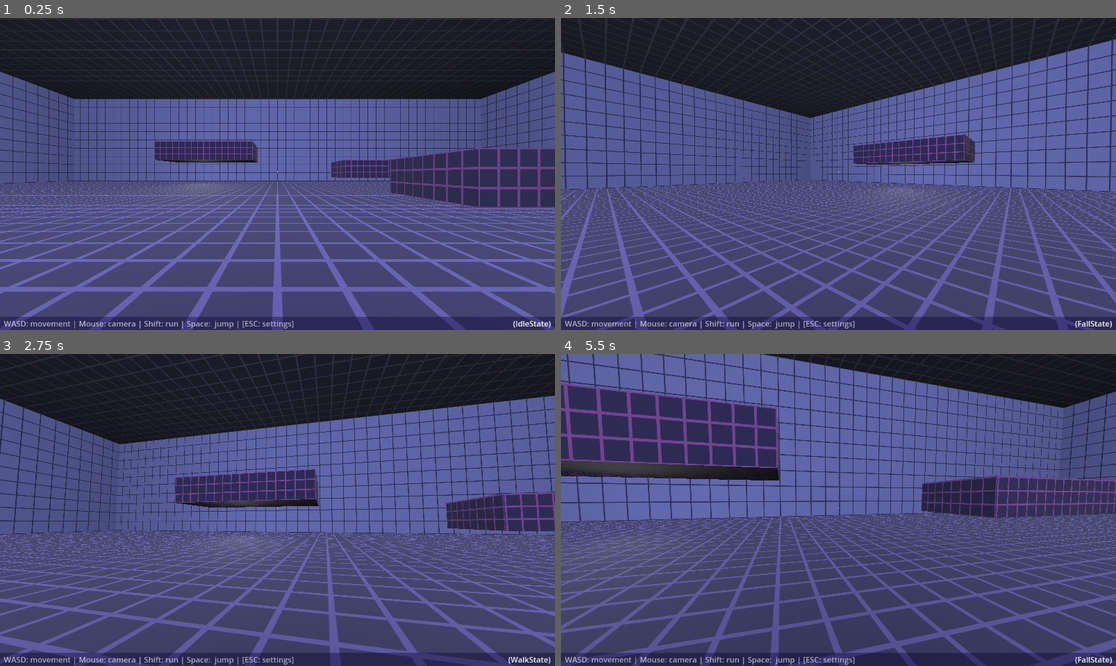
Above: before the commit, frames 1-4 (two rows, left to right).
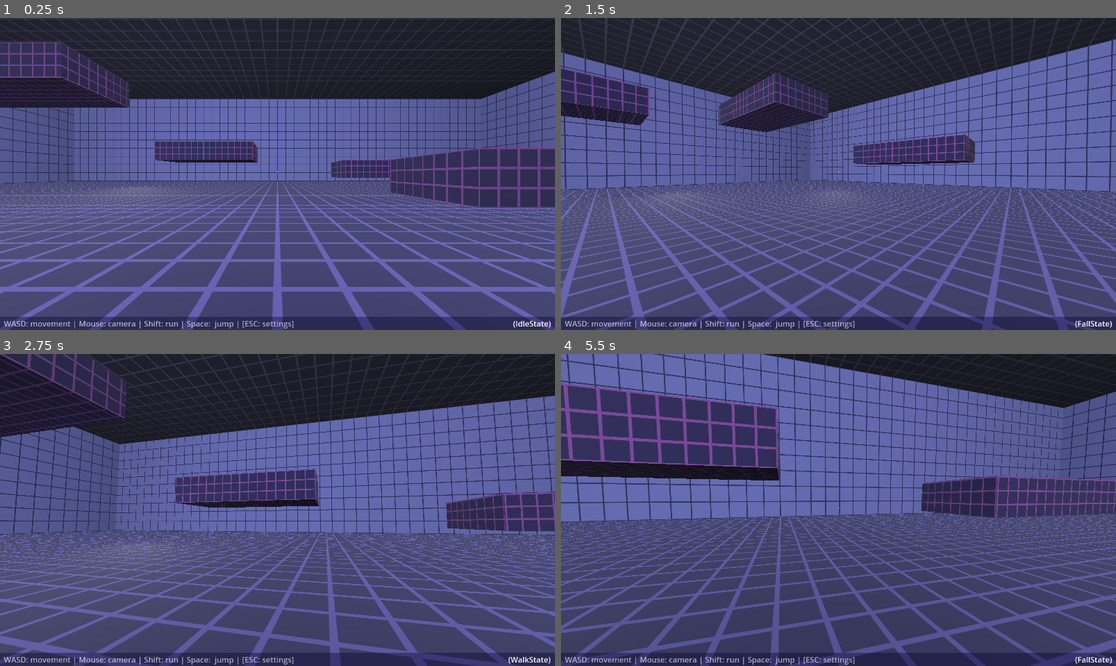
Above: after the commit, the same moments.

Repository: krhkt/godot-fps-controller-sample
Game: Godot game, scene res://test_stage.tscn
Same seed, same stepped clock (60 frames per second), same inputs: the game is played once before the commit and once after it.
Inputs (mouse positions are in pixels of both pictures, inside the frame that each line leads up to):
- Up to frame 1 (0.25 s): no input
- Up to frame 2 (1.5 s): tap Enter at 0.5 s; move the mouse to (866, 174) at 0.52 s; hold W (move_forward) from 0.53 s (still down); tap Down (look_down) at 0.6 s; tap Space (jump) at 0.77 s; move the mouse to (810, 174) at 1.27 s; tap Left (look_left) at 1.35 s
- Up to frame 3 (2.75 s): keep holding W (move_forward); tap Space (jump) at 1.52 s; move the mouse to (288, 503) at 2.02 s; tap Right (look_right) at 2.1 s
- Up to frame 4 (5.5 s): move the mouse to (832, 516) at 2.77 s; tap Up (look_up) at 2.85 s; tap Space (jump) at 3.02, 3.77, 4.52 s; move the mouse to (877, 513) at 3.52 s; tap Shift (run) at 3.6 s; tap Escape (settings) at 4.15 s; move the mouse to (672, 463) at 4.27 s; release W (move_forward) at 4.28 s; hold A (strafe_left) 4.28-5 s; tap Down (look_down) at 4.35 s; click "⨯" at 5 s

The runs differ from the first frame. In frame 1, 3.6% of the frame differs, in the area x 0-41%, y 7-56%; in frame 2, 4.3%, in the area x 0-67%, y 16-59%; in frame 3, 3.2%; in frame 4, 0.7%.

Commit message:
Fix input display for settings

Diff:
--- a/fps-states_and_input_source/scripts/input_source.gd
+++ b/fps-states_and_input_source/scripts/input_source.gd
@@ -33,7 +33,7 @@
 ##   - [b]AutoDetect[/b]: will change between KBM and Controller based on input[br]
 ##   - [b]Controller[/b]: locks the input to be controller only[br]
 ##   - [b]KeyboardMouse[/b]: locks the input to be Keyboard and Mouse only
-@export var input_type: InputType = InputType.AutoDetect
+@export var input_type: InputType = InputType.AutoDetect : set = _set_input_type
 
 ## The positive direction of vertical axis of camera movement.
 @export var look_vertical_axis_direction := AxisDirection.Default
@@ -132,6 +132,16 @@
 
 
 #region [ Getters / Setters ]
+func _set_input_type(value: InputType) -> void:
+	if value == input_type: return
+
+	input_type = value
+	if input_type == InputType.AutoDetect: return
+
+	input_scheme_in_use = input_type
+	input_type_changed.emit(input_scheme_in_use)
+
+
 func _get_is_mouse_captured() -> bool:
 	return Input.mouse_mode == Input.MOUSE_MODE_CAPTURED
 #endregion
--- a/fps-states_and_input_source/scripts/settings_data.gd
+++ b/fps-states_and_input_source/scripts/settings_data.gd
@@ -1,9 +1,9 @@
 class_name SettingsData
 extends Resource
 
-@export var input_type: InputSource.InputType
-@export var horizontal_axis_direction: InputSource.AxisDirection
-@export var vertical_axis_direction: InputSource.AxisDirection
+@export var input_type := InputSource.InputType.AutoDetect
+@export var horizontal_axis_direction := InputSource.AxisDirection.Default
+@export var vertical_axis_direction := InputSource.AxisDirection.Default
 @export var controller_camera_speed: float
 @export var mouse_sensitivity: float
 
--- a/fps-states_and_input_source/settings/game_ui.gd
+++ b/fps-states_and_input_source/settings/game_ui.gd
@@ -8,11 +8,16 @@
 var settings_data: SettingsData : set = _set_settings_data
 var is_open: bool : get = _get_is_open
 
+var _input_scheme_in_use: InputSource.InputType
+
+#region [ Control scheme display ]
 @onready var settings_controls_label := %SettingsControlsLabel as Label
 @onready var controller_scheme_label := %ControllerSchemeLabel as Label
 @onready var kb_mouse_scheme_label := %KbMouseSchemeLabel as Label
 @onready var state_name_display := %StateNameDisplay as Label
 @onready var control_settings := $ControlSettings as Control
+#endregion
+
 
 #region [ settings inputs ]
 @onready var input_type_value := %InputTypeValue as OptionButton
@@ -27,9 +32,9 @@
 func open_settings() -> bool:
 	if is_open: return false
 
-	display_settings_controls()
 	input_type_value.grab_focus()
 	control_settings.visible = true
+	display_settings_controls()
 	return true
 
 
@@ -50,8 +55,15 @@
 	else:
 		kb_mouse_scheme_label.visible = true
 
+	_input_scheme_in_use = input_type
+	display_settings_controls()
+
 
 func display_settings_controls() -> void:
+	if not is_open: return
+
+	if _input_scheme_in_use == InputSource.InputType.KeyboardMouse: return
+
 	settings_controls_label.visible = true
 	kb_mouse_scheme_label.visible = false
 	controller_scheme_label.visible = false
@@ -72,24 +84,18 @@
 #endregion
 
 
+## Applies the current settings_data to the settings controls
 func _update_inputs() -> void:
 	input_type_value.select(settings_data.input_type)
 	_select_by_id(vertical_axis_value,
 			_axis_direction_to_option_id(settings_data.vertical_axis_direction))
 	_select_by_id(horizontal_axis_value,
 			_axis_direction_to_option_id(settings_data.horizontal_axis_direction))
-	_update_controller_camera_field()
-	_update_mouse_sensitivity_field()
-
-
-func _update_controller_camera_field() -> void:
 	controller_camera_speed_field.value = settings_data.controller_camera_speed
-
-
-func _update_mouse_sensitivity_field() -> void:
 	mouse_sensitivity_field.value = settings_data.mouse_sensitivity
 
 
+## Helper function to set a OptionButton value by id
 func _select_by_id(option: OptionButton, id: int) -> void:
 	for i in range(0, option.item_count):
 		if option.get_item_id(i) == id:
@@ -103,6 +109,7 @@
 func _option_id_to_axis_direction(value: int) -> InputSource.AxisDirection:
 	return (value - 1) as InputSource.AxisDirection
 
+
 # from: -1, 0, 1
 #   to:  0, 1, 2
 func _axis_direction_to_option_id(value: InputSource.AxisDirection) -> int:
@@ -110,7 +117,7 @@
 #endregion
 
 
-#region [ Signal Handlers  ]
+#region [ Signal handlers  ]
 func _on_close_button_pressed() -> void:
 	close_settings_requested.emit()
 
--- a/fps-states_and_input_source/settings/game_ui.tscn
+++ b/fps-states_and_input_source/settings/game_ui.tscn
@@ -270,9 +270,9 @@
 layout_mode = 2
 size_flags_vertical = 4
 min_value = 0.1
-max_value = 2.1
+max_value = 2.0
 step = 0.1
-value = 1.1
+value = 0.5
 
 [node name="CurrentValue" type="Label" parent="ControlSettings/SettingsContainer/Panel/SettingsMargin/ContentsContainer/BodyMargin/SettingsBodyContainer/ControllerCameraContainer/ControllerCameraSpeedField"]
 layout_mode = 2
--- a/fps-states_and_input_source/test_stage.tscn
+++ b/fps-states_and_input_source/test_stage.tscn
@@ -98,7 +98,7 @@
 omni_attenuation = 0.329877
 
 [node name="MainLight2" type="OmniLight3D" parent="Gameplay/LevelGeo"]
-transform = Transform3D(1, 0, 0, 0, 1, 0, 0, 0, 1, -14.8902, 1.85247, -40.0507)
+transform = Transform3D(1, 0, 0, 0, 1, 0, 0, 0, 1, -19.7069, 1.42787, -28.1751)
 light_energy = 0.732
 omni_range = 500.0
 omni_attenuation = 0.329877
@@ -281,6 +281,36 @@
 [node name="CollisionShape3D" type="CollisionShape3D" parent="Gameplay/LevelGeo/ElevationA3"]
 transform = Transform3D(1, 0, 0, 0, 1, 0, 0, 0, 1, 0, 0.5, 0)
 shape = SubResource("ConvexPolygonShape3D_mvbsu")
+
+[node name="ElevationA4" type="StaticBody3D" parent="Gameplay/LevelGeo"]
+transform = Transform3D(1, 0, 0, 0, 1, 0, 0, 0, 1, -26.5414, 10.9575, -21.4211)
+metadata/_edit_group_ = true
+
+[node name="MeshInstance3D" type="MeshInstance3D" parent="Gameplay/LevelGeo/ElevationA4"]
+transform = Transform3D(1, 0, 0, 0, 1, 0, 0, 0, 1, 0, 0.5, 0)
+mesh = SubResource("BoxMesh_1nynp")
+
+[node name="CollisionShape3D" type="CollisionShape3D" parent="Gameplay/LevelGeo/ElevationA4"]
+transform = Transform3D(1, 0, 0, 0, 1, 0, 0, 0, 1, 0, 0.5, 0)
+shape = SubResource("ConvexPolygonShape3D_mvbsu")
+
+[node name="ElevationA5" type="StaticBody3D" parent="Gameplay/LevelGeo"]
+transform = Transform3D(-4.37114e-08, 0, -1, 0, 1, 0, 1, 0, -4.37114e-08, -34.6141, 10.0234, -1.03155)
+metadata/_edit_group_ = true
+
+[node name="MeshInstance3D" type="MeshInstance3D" parent="Gameplay/LevelGeo/ElevationA5"]
+transform = Transform3D(1, 0, 0, 0, 1, 0, 0, 0, 1, 0, 0.5, 0)
+mesh = SubResource("BoxMesh_1nynp")
+
+[node name="CollisionShape3D" type="CollisionShape3D" parent="Gameplay/LevelGeo/ElevationA5"]
+transform = Transform3D(1, 0, 0, 0, 1, 0, 0, 0, 1, 0, 0.5, 0)
+shape = SubResource("ConvexPolygonShape3D_mvbsu")
+
+[node name="MainLight3" type="OmniLight3D" parent="Gameplay/LevelGeo"]
+transform = Transform3D(1, 0, 0, 0, 1, 0, 0, 0, 1, -33.9057, 1.42787, -11.9158)
+light_energy = 0.732
+omni_range = 500.0
+omni_attenuation = 0.329877
 
 [node name="StatesPlayer" parent="Gameplay" node_paths=PackedStringArray("input_source") instance=ExtResource("4_6hgyu")]
 input_source = NodePath("../../InputSource")
